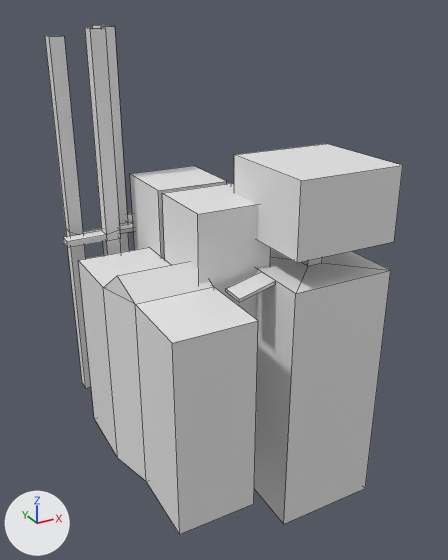
The Blender file models/city_fight.blend as it was, and as the next commit left it.
The view is the same before and after, from a camera (50 mm lens) standing at (-212.0, -336.0, 255.0) and looking at (-33.0, -10.0, 92.0). Every picture has the same lights, and +X, +Y and +Z are marked at lower left. Mesh edges are drawn as thin lines.

The scene before the commit, as lines of its bpy script (objects in view):
```python
me_cube_003 = bpy.data.meshes.new('Cube.003')
me_cube_003.from_pydata(...)  # 150 vertices, 130 faces; spans x -3.0..4.0, y -5.0..3.0, z -157.0..134.0
ob_building_col_004 = bpy.data.objects.new('Building-col.004', me_cube_003)
ob_building_col_004.location = (-47.0, 26.6, 109.8)
ob_building_col_004.scale = (23.7, 23.7, 1.0)
```
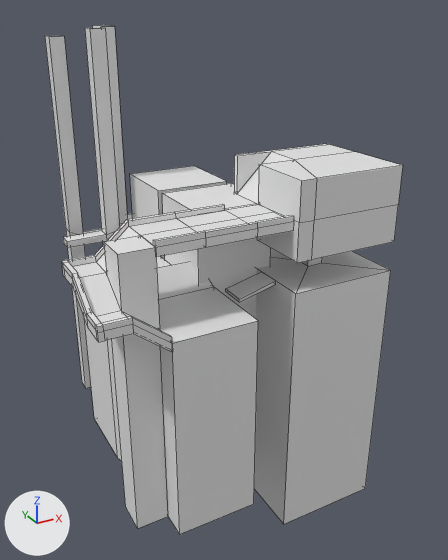
The change, as JSON lines over the scene's bpy script:
```json
{"block": "me_cube_003", "where": "# used by ob_building_col_004; location = (-47.0, 26.6, 109.8); scale = (23.7, 23.7, 1.0)"}
{"op": "remove", "block": "me_cube_003", "code": "me_cube_003.from_pydata(...)  # 150 vertices, 130 faces; spans x -3.0..4.0, y -5.0..3.0, z -157.0..134.0"}
{"op": "add", "block": "me_cube_003", "code": "me_cube_003.from_pydata(...)  # 302 vertices, 281 faces; spans x -4.0..4.0, y -5.0..3.0, z -157.0..134.0"}
{"block": "me_cube_003", "change": "me_cube_003 part 1"}
{"block": "me_cube_003", "change": "6 faces are deleted"}
{"block": "me_cube_003", "change": "119 vertices are added at x -4.0..3.0, y -5.0..-2.0, z -119.0..67.0"}
{"block": "me_cube_003", "change": "7 new vertices lie (0.0, 0.0, 22.0) away from vertices in x 1.0..3.0, y -5.0..-2.0, z 23.0"}
{"block": "me_cube_003", "change": "7 new vertices lie (0.0, 0.0, -16.0) away from vertices in x -3.0, y -4.0..-3.0, z 39.0..47.0"}
{"block": "me_cube_003", "change": "7 new vertices lie (0.0, -1.0, -12.0) away from vertices in x -4.0..-3.0, y -4.0, z 23.0..31.0"}
{"block": "me_cube_003", "change": "6 new vertices lie (0.0, 0.0, 5.0) away from vertices in x -4.0..-3.0, y -5.0..-4.0, z 11.0..23.0"}
{"block": "me_cube_003", "change": "6 new vertices lie (0.0, 0.0, -15.0) away from vertices in x -3.0, y -5.0, z 11.0..16.0"}
{"block": "me_cube_003", "change": "157 new faces join them"}
```

What differs and where, as boxes (x1, y1, x2, y2) in the pictures (448 x 560 px):
```json
{"part": 1, "of": "me_cube_003", "change": "built on", "before": [234, 144, 403, 263], "after": [62, 144, 403, 528]}
```
